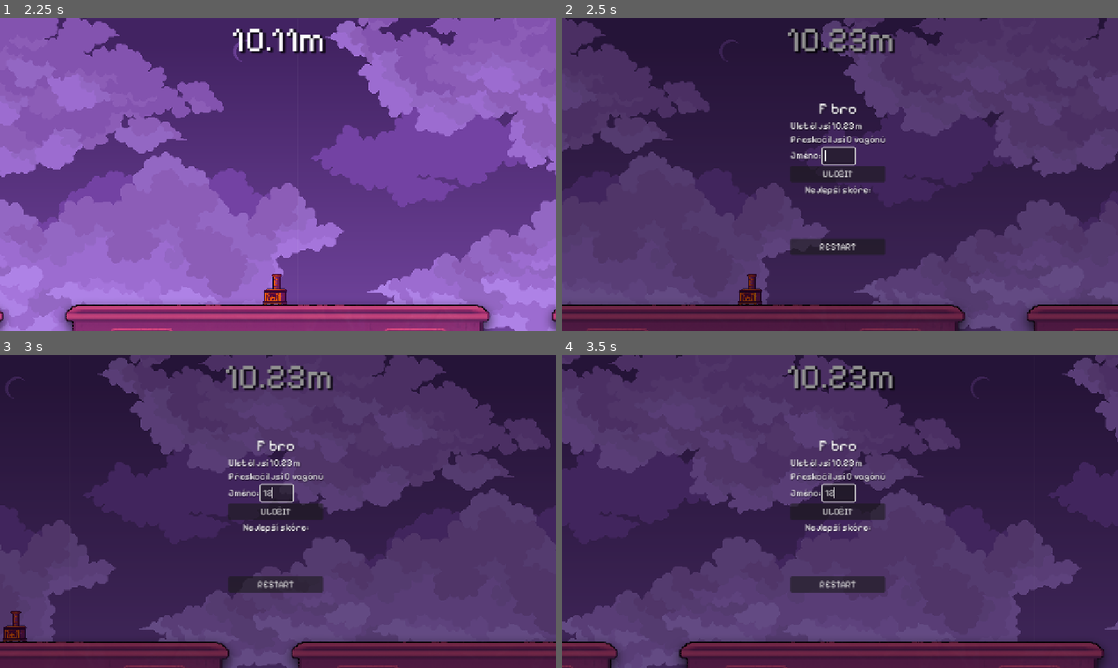
Above: before the commit, frames 1-4 (two rows, left to right).
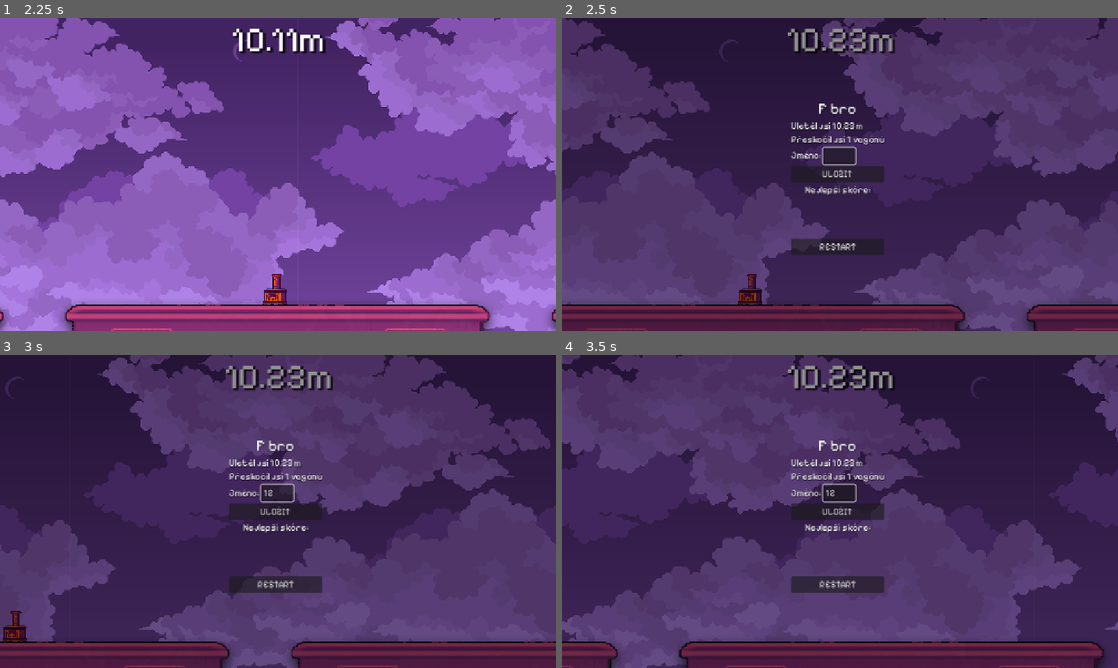
Above: after the commit, the same moments.

Repository: taiiach/BananaExpress
Game: Godot game, scene res://main.tscn
Same seed, same stepped clock (60 frames per second), same inputs: the game is played once before the commit and once after it.
Inputs (mouse positions are in pixels of both pictures, inside the frame that each line leads up to):
- Up to frame 1 (2.25 s): tap Enter (ui_accept) at 0.5, 0.77, 1.52 s
- Up to frame 2 (2.5 s): no input
- Up to frame 3 (3 s): click (278, 492) at 2.77 s; type "12" at 2.85 s
- Up to frame 4 (3.5 s): no input

Frame 1 is identical in both runs. In frame 2, 0.6% of the frame differs, in the area x 41-59%, y 27-75%; in frame 3, 0.6%; in frame 4, 0.6%, in the area x 41-59%, y 27-76%.

Commit message:
Connect wagon detector signal

Diff:
--- a/wagon.gd
+++ b/wagon.gd
@@ -1,5 +1,8 @@
 extends StaticBody2D
 
+func _ready():
+    $WagonDetector.body_entered.connect(_on_WagonDetector_body_entered)
+
 func _on_WagonDetector_body_entered(body):
-	if body.name == "Player":
-		body.register_wagon(get_instance_id())
+    if body.name == "Player":
+        body.register_wagon(get_instance_id())
